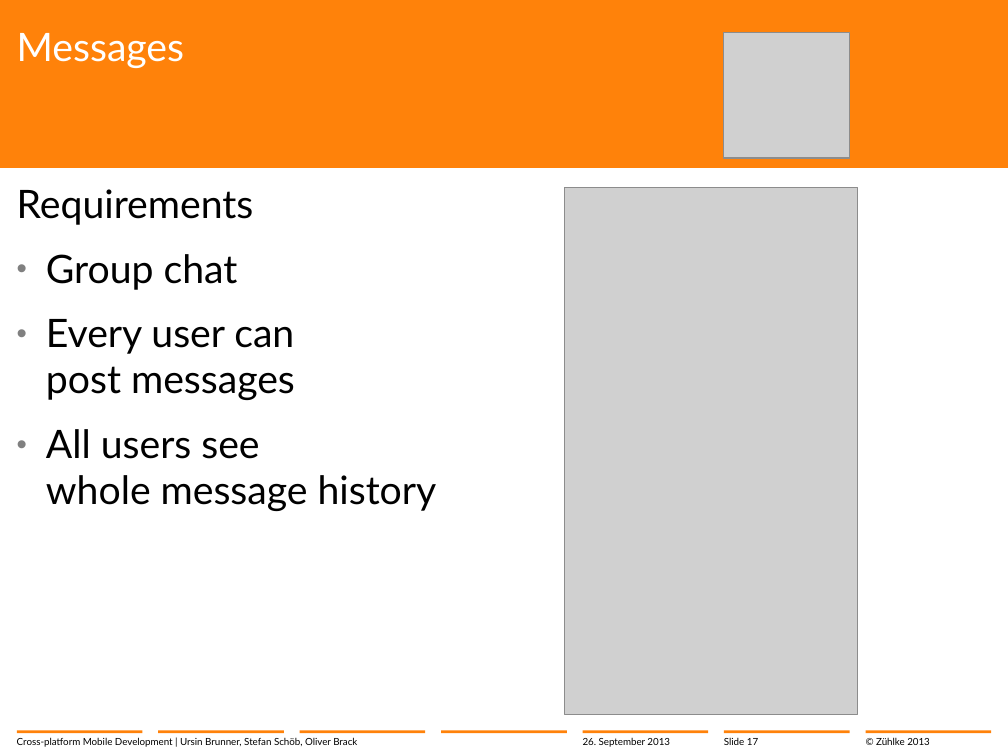
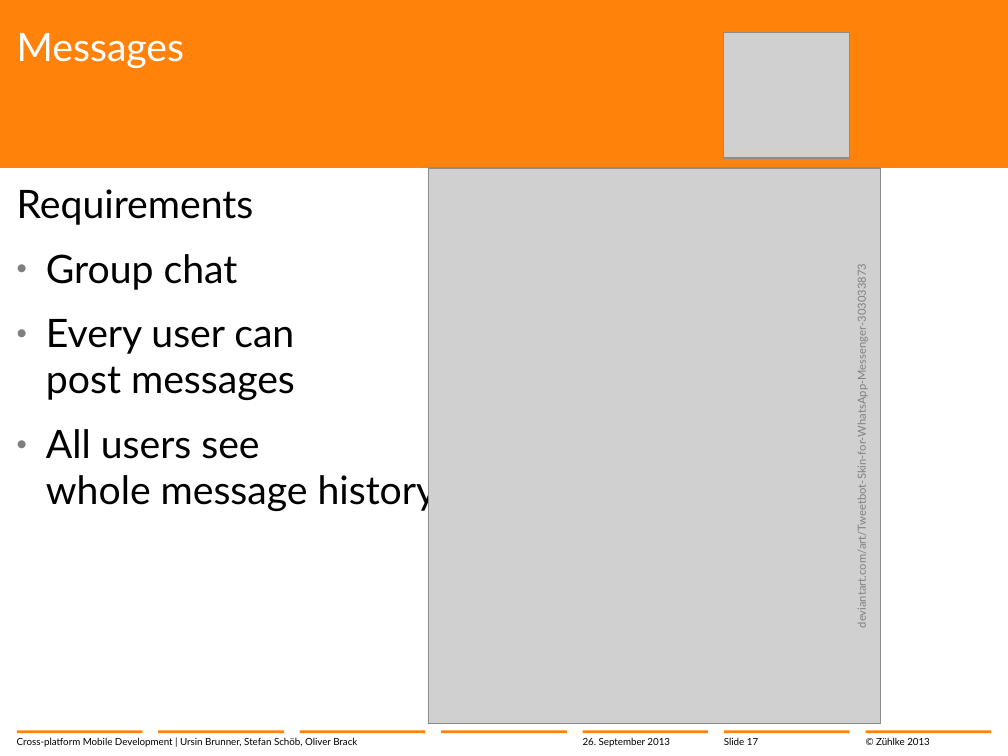
Before and after one commit to brunnurs/zxm, a slide deck: slide 17 of docs/13-09-26 Cross-platform mobile development with C#.pptx. Drawn at 1008x756 pixels with LibreOffice and Linux fonts; fonts in the diff are those of the drawing; grey boxes stand for pictures; background and template pictures are left out. Boxes give left, top, right and bottom in pixels: in the first picture for what was removed or moved away, otherwise in the second. Text is boxed around its words. In the diff, an @@ line names an element or a change of style, - is before the commit and + after.

Commit message:
Image with source in slides

```diff
--- a/docs/13-09-26 Cross-platform mobile development with C#.pptx
+++ b/docs/13-09-26 Cross-platform mobile development with C#.pptx
@@ picture resized from (x1=564, y1=187, x2=858, y2=715) to (x1=428, y1=168, x2=880, y2=724) @@
@@ text added at (x1=855, y1=300, x2=868, y2=616), 8 pt, text #808080 @@
+deviantart.com/art/Tweetbot-Skin-for-WhatsApp-Messenger-303033873
```
